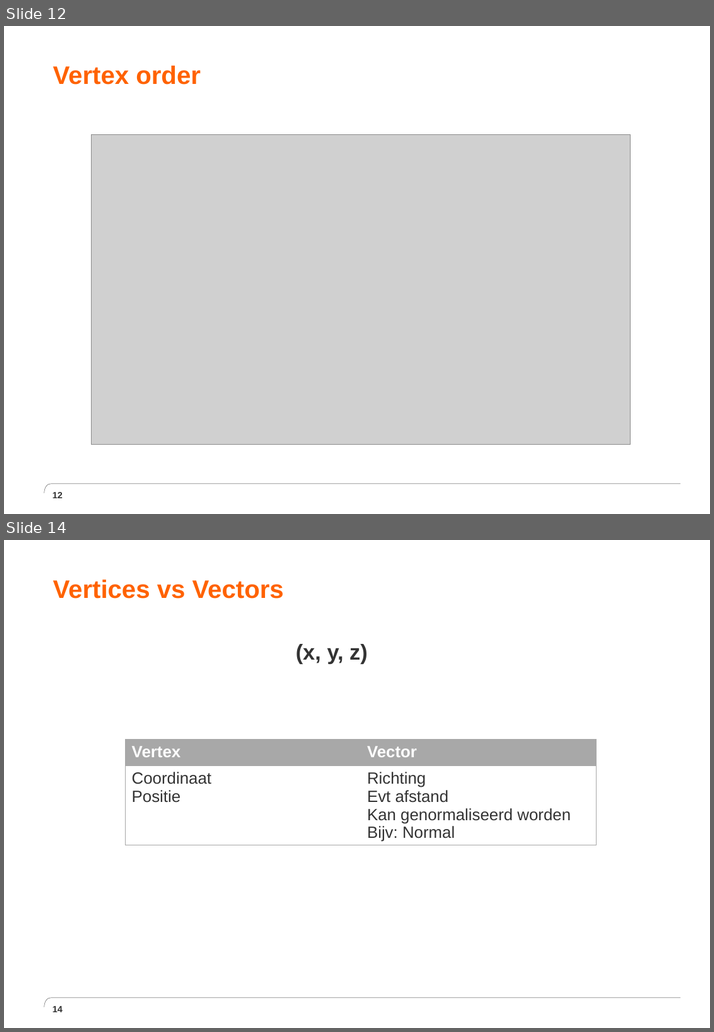
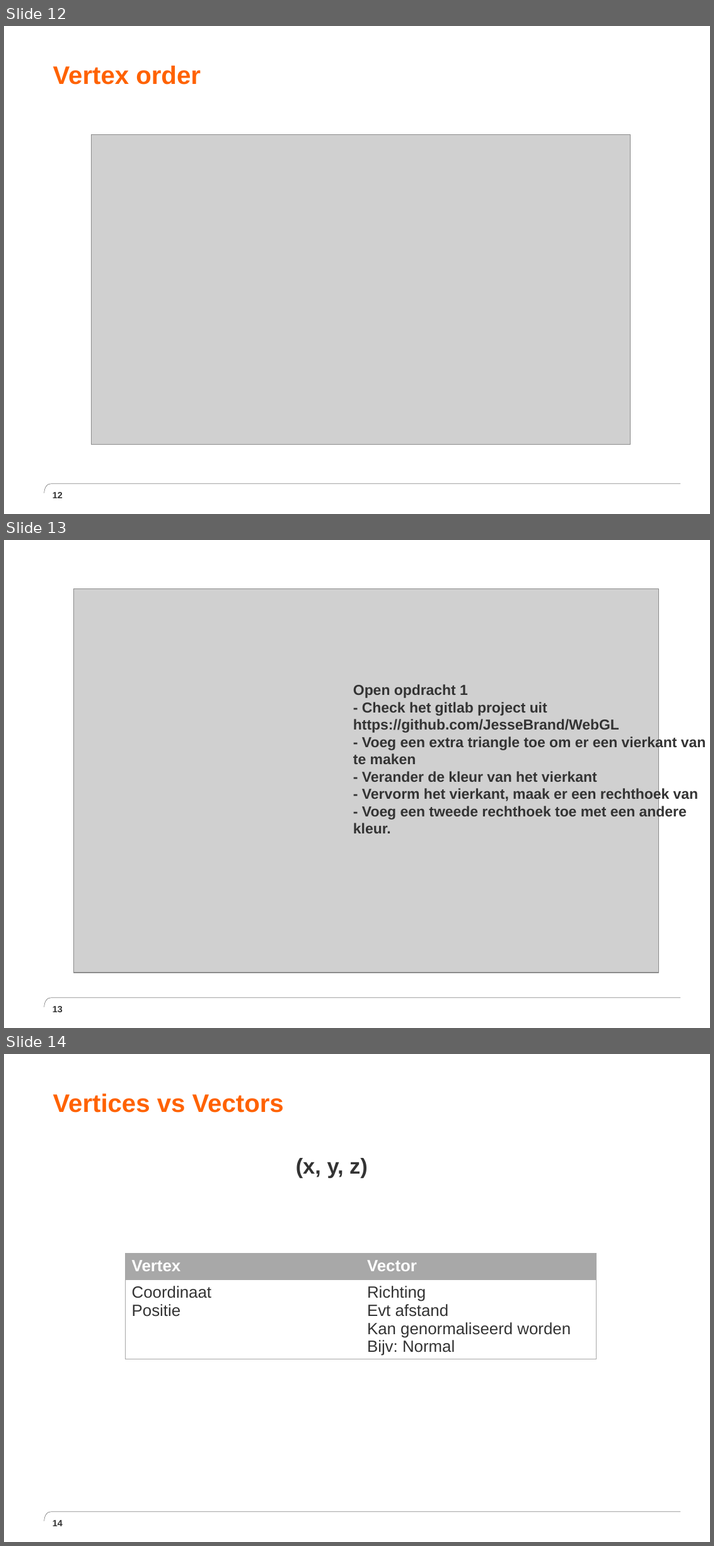
Before and after one commit to JesseBrand/WebGL, a slide deck: ppt/Presentatie Chaptermeeting WebGL 1.pptx. Shown one above the other, each under a label of ours: slides 12 and 14 before the commit, slides 12, 13 and 14 after it; the slides between them are not shown. The pictures are 714x1032 and 714x1546 pixels, drawn with LibreOffice and Linux fonts; fonts in the diff are those of the drawing; grey boxes stand for pictures; background and template pictures are left out. Boxes give left, top, right and bottom in pixels: in the first picture for what was removed or moved away, otherwise in the second. Text is boxed around its words. In the diff, an @@ line names an element or a change of style, - is before the commit and + after.

```diff
--- a/ppt/Presentatie Chaptermeeting WebGL 1.pptx
+++ b/ppt/Presentatie Chaptermeeting WebGL 1.pptx
@@ slide 13 added at [4, 540, 710, 1028], background #FFFFFF; not listed: 1 template element that a slide beside it also shows @@
@@ picture added at [74, 589, 658, 973] @@
@@ text added at [353, 684, 705, 834], 16 pt, text #333333, bold @@
+Open opdracht 1
+- Check het gitlab project uit
+https://github.com/JesseBrand/WebGL
+- Voeg een extra triangle toe om er een vierkant van te maken
+- Verander de kleur van het vierkant
+- Vervorm het vierkant, maak er een rechthoek van
+- Voeg een tweede rechthoek toe met een andere kleur.
@@ page number added at [53, 1006, 63, 1012], 10 pt, text #333333, bold @@
+13
```
Also in this commit, not shown: 1 other slide added, 3 slides removed.
